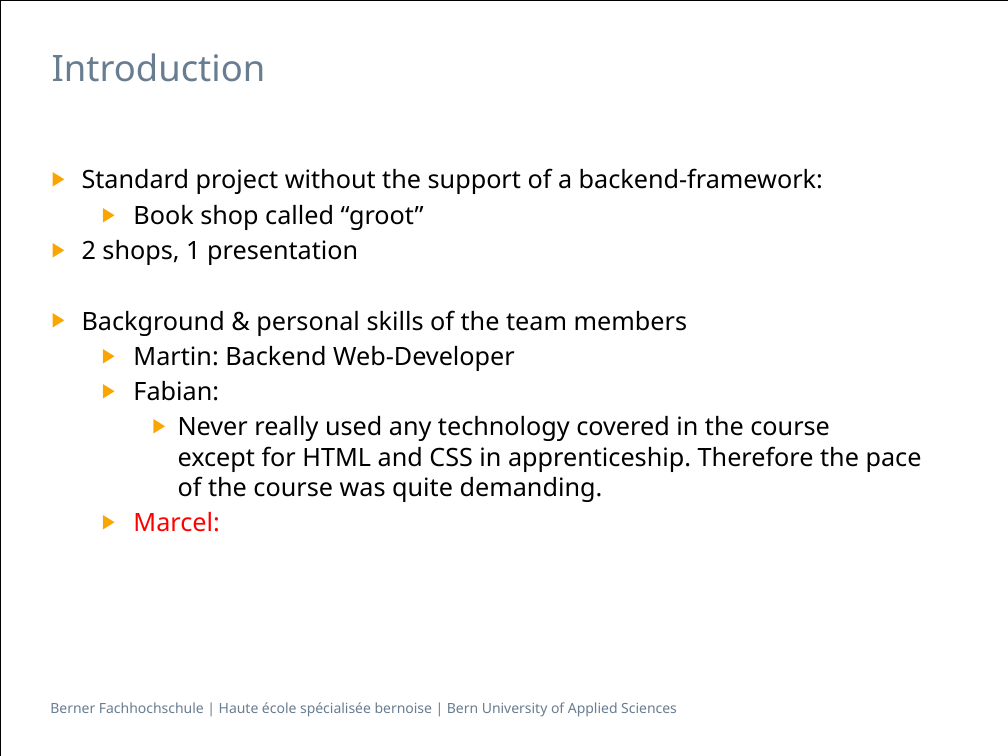
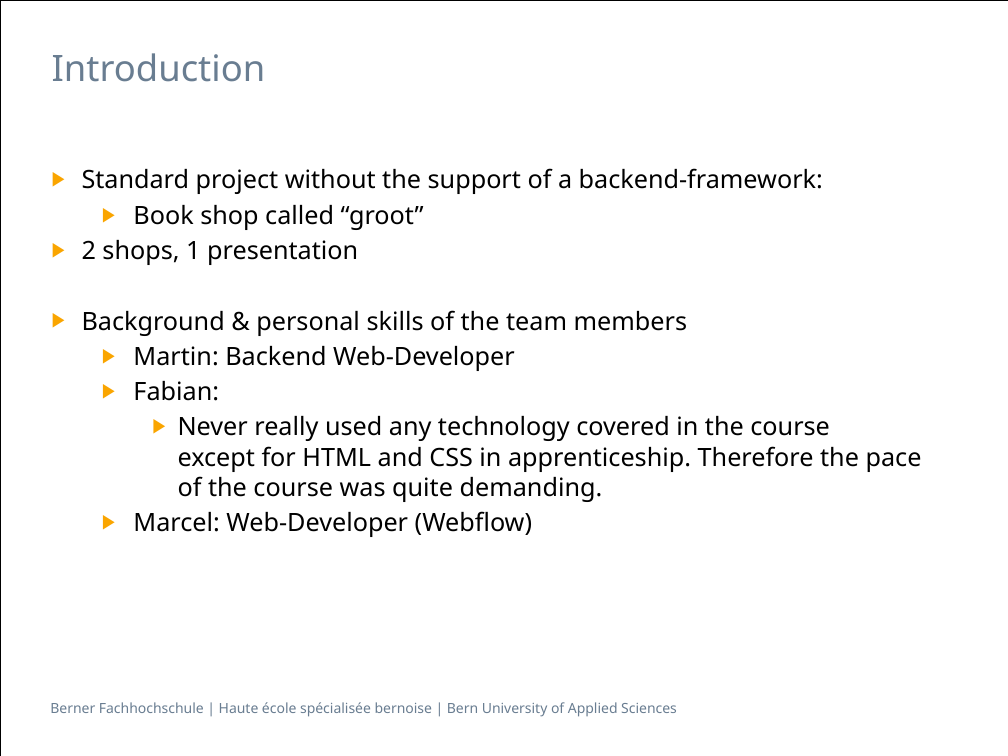
Before and after one commit to Makae/ch.bfh.bti7054.w2014.q.groot, a slide deck: slide 3 of trunk/doc/Presentation.pptx. Drawn at 1008x756 pixels with LibreOffice and Linux fonts; fonts in the diff are those of the drawing. Boxes give left, top, right and bottom in pixels: in the first picture for what was removed or moved away, otherwise in the second. Text is boxed around its words. In the diff, an @@ line names an element or a change of style, - is before the commit and + after.

```diff
--- a/trunk/doc/Presentation.pptx
+++ b/trunk/doc/Presentation.pptx
@@ text at (133, 511, 532, 537): text changed; text colour #FF0000 to #000000 @@
-  ▶ Marcel:
+  ▶ Marcel: Web-Developer (Webflow)
```
Also in this commit, not shown: 2 other slides changed.
